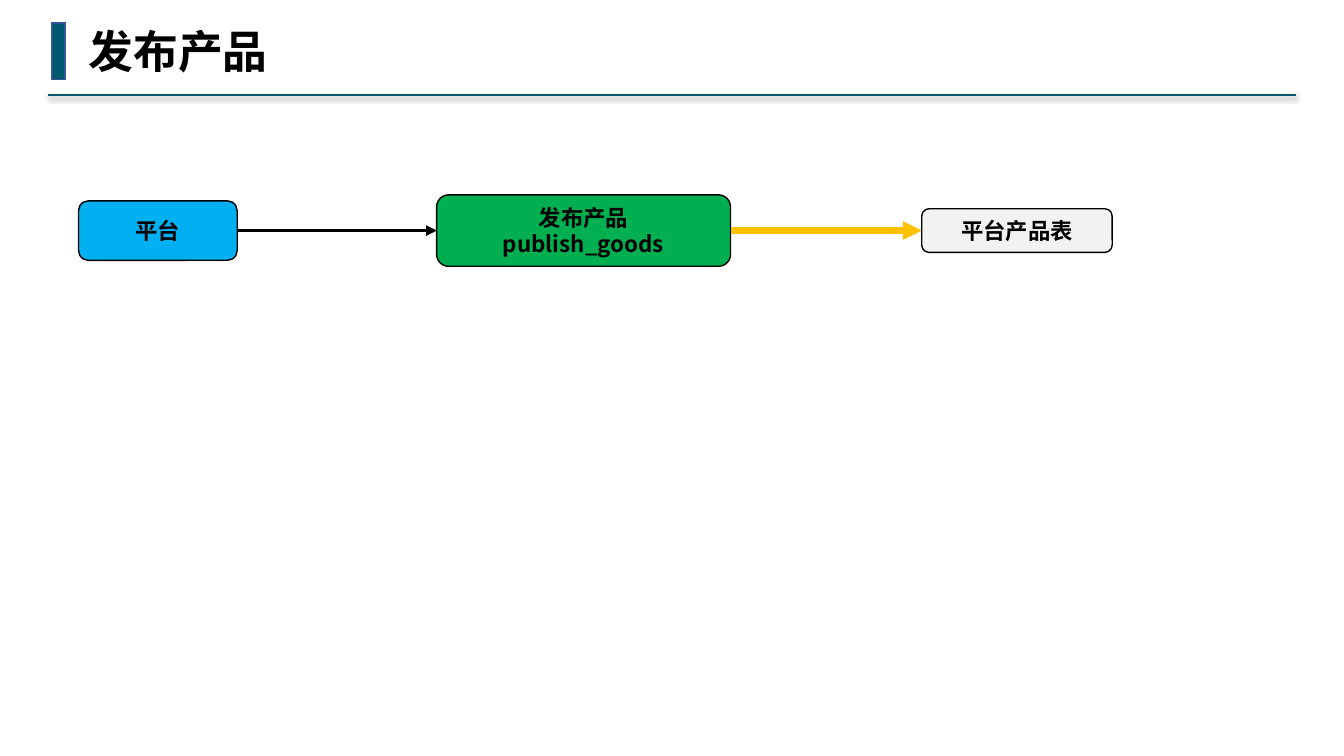
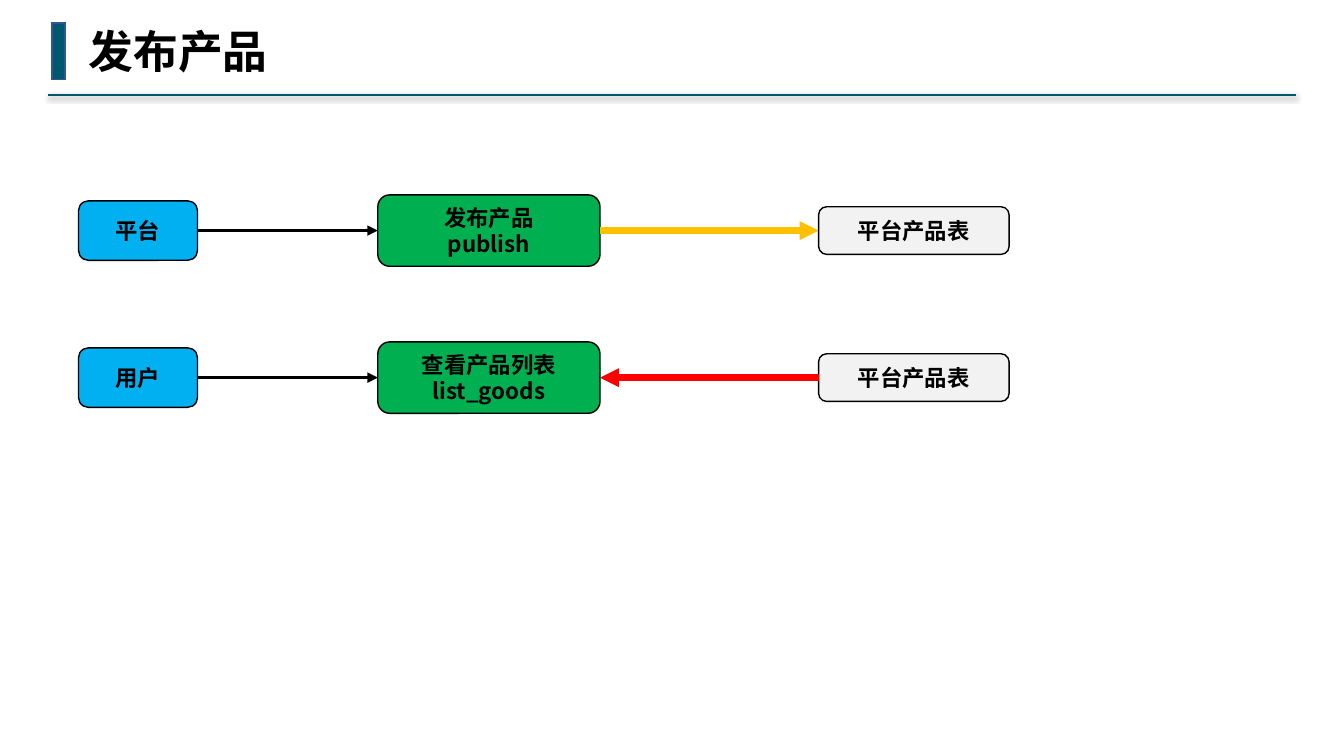
Before and after one commit to buddhachain/buddhaContract, a slide deck: slide 3 of doc/04.平台产品.pptx. Drawn at 1344x756 pixels with LibreOffice and Linux fonts; fonts in the diff are those of the drawing. Boxes give left, top, right and bottom in pixels: in the first picture for what was removed or moved away, otherwise in the second. Text is boxed around its words. In the diff, an @@ line names an element or a change of style, - is before the commit and + after.

```diff
--- a/doc/04.平台产品.pptx
+++ b/doc/04.平台产品.pptx
@@ rounded rectangle "平台": place and size @@
-rounded rectangle "平台" at bbox=[79, 201, 237, 260]
+rounded rectangle "平台" at bbox=[79, 201, 198, 260]
@@ rounded rectangle "发布产品": place and size @@
-rounded rectangle "发布产品" at bbox=[437, 195, 731, 266]
+rounded rectangle "发布产品" at bbox=[378, 195, 600, 266]
@@ rounded rectangle "平台产品表": place and size @@
-rounded rectangle "平台产品表" at bbox=[922, 209, 1112, 252]
+rounded rectangle "平台产品表" at bbox=[819, 207, 1009, 254]
@@ arrow moved from (237, 231) - (437, 231) to (198, 231) - (378, 231) @@
@@ text in rounded rectangle at bbox=[448, 234, 530, 257]: text changed @@
-publish_goods
+publish
@@ arrow moved from (731, 231) - (922, 231) to (600, 231) - (819, 231) @@
@@ rounded rectangle added at bbox=[79, 348, 198, 407], fill #00B0F0, outline #000000 1 pt, 16 pt, text #000000, bold @@
+用户
@@ rounded rectangle added at bbox=[378, 342, 600, 413], fill #00B050, outline #000000 1 pt, 16 pt, text #000000, bold @@
+查看产品列表
+list_goods
@@ rounded rectangle added at bbox=[819, 354, 1009, 401], fill #F2F2F2, outline #000000 1 pt, 16 pt, text #000000, bold @@
+平台产品表
@@ arrow added from (198, 378) to (378, 378), #000000 2.5 pt @@
@@ arrow added from (819, 378) to (600, 378), #FF0000 4.5 pt @@
```
Also in this commit, not shown: 2 other slides changed, 1 slide removed, 6 other files.
